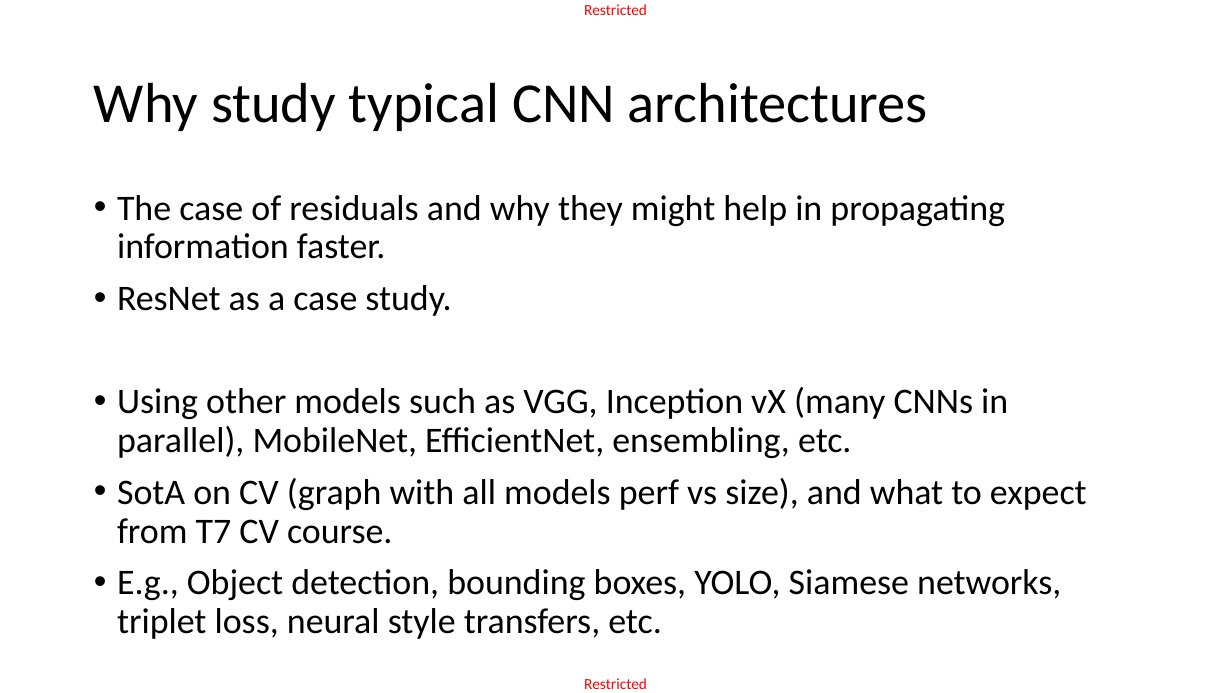
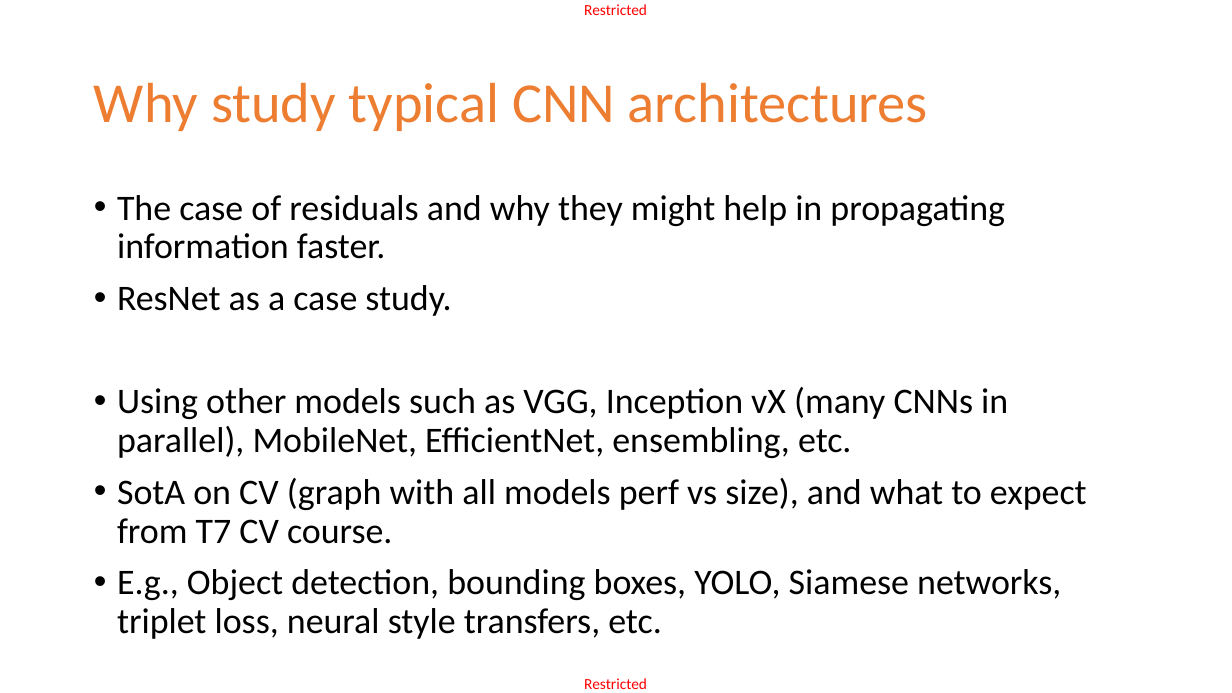
Before and after one commit to matthieudemari/SUTD_DL_50_039, a slide deck: slide 63 of Extras/Org.pptx. Drawn at 1232x693 pixels with LibreOffice and Linux fonts; fonts in the diff are those of the drawing. Boxes give left, top, right and bottom in pixels: in the first picture for what was removed or moved away, otherwise in the second. Text is boxed around its words. In the diff, an @@ line names an element or a change of style, - is before the commit and + after.

```diff
--- a/Extras/Org.pptx
+++ b/Extras/Org.pptx
@@ title "Why study typical CNN architectures" at (94,82,928,131): text colour #000000 to #ED7D31 @@
```
Also in this commit, not shown: 50 other slides changed, 3 other files.
